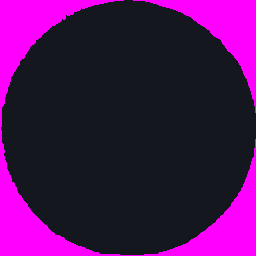
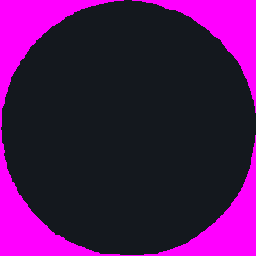
Before/after of a 256 × 256 layered artwork. What changed in the layer stack:
painted on "타원 2" over <box>2,0,256,161</box>
